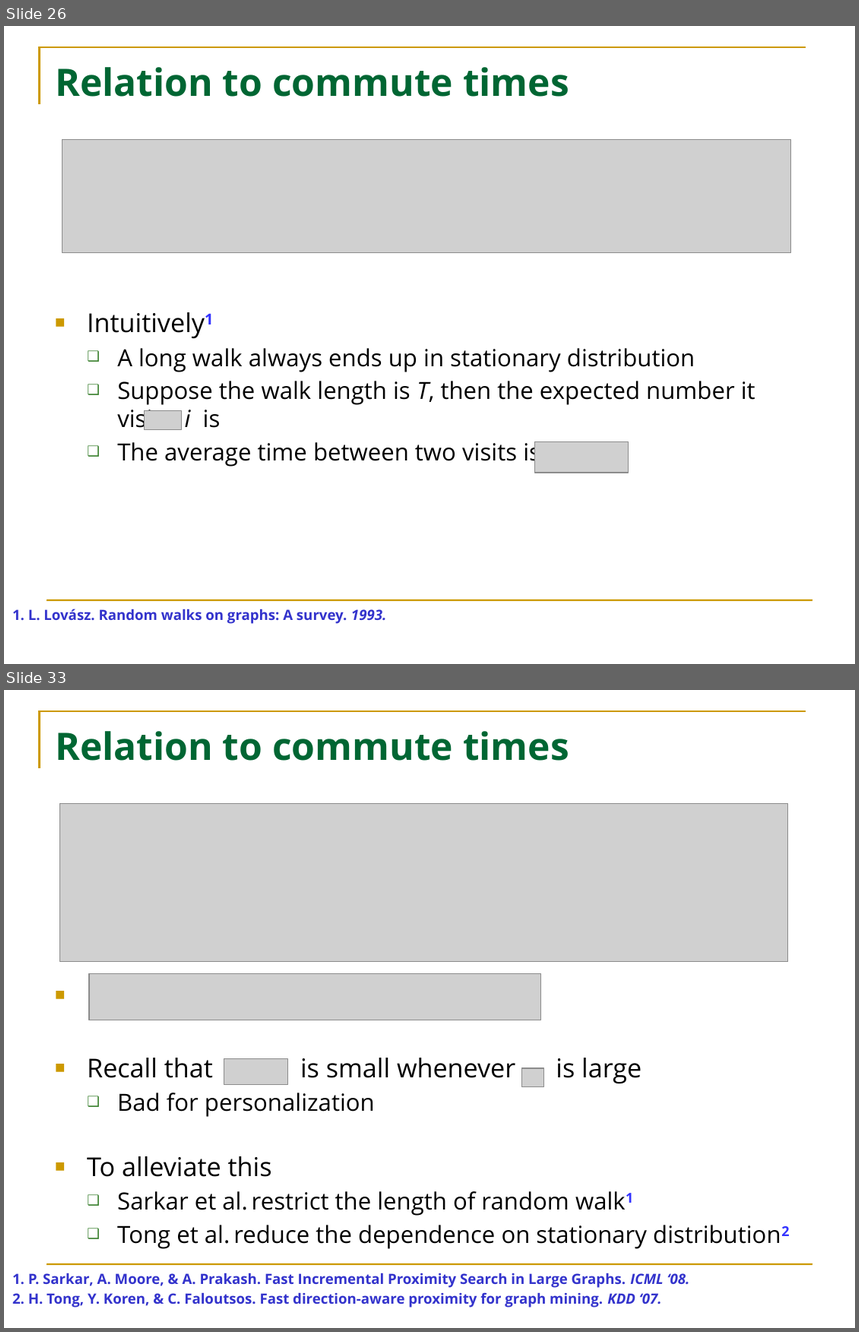
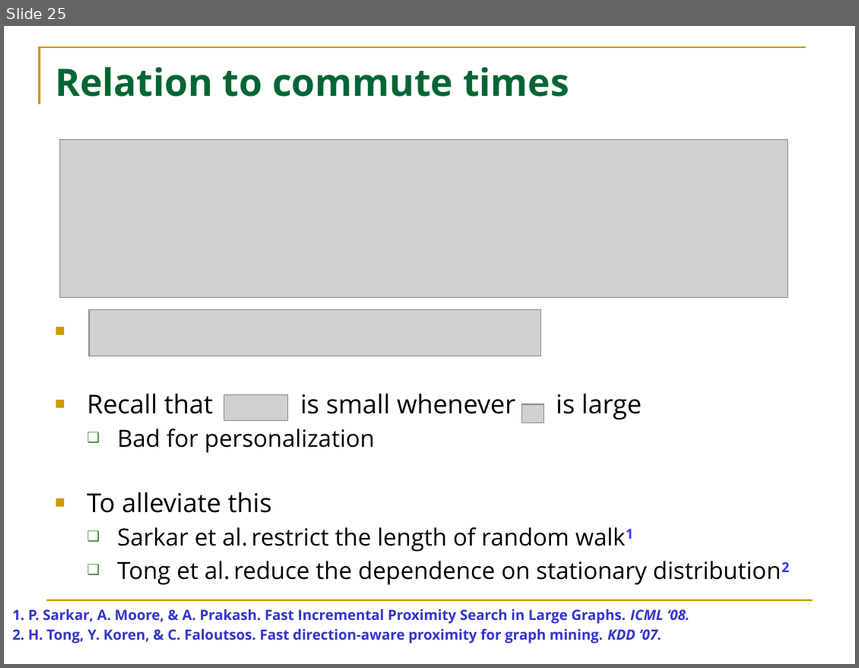
Before and after one commit to HuanSGT/rw-dir-prox, a slide deck: rw-pdf.pptx. Shown one above the other, each under a label of ours: slides 26 and 33 before the commit, slide 25 after it; the slides between them are not shown. The pictures are 859x1332 and 859x668 pixels, drawn with LibreOffice and Linux fonts; fonts in the diff are those of the drawing; grey boxes stand for pictures; background and template pictures are left out. Boxes give left, top, right and bottom in pixels: in the first picture for what was removed or moved away, otherwise in the second. Text is boxed around its words. In the diff, an @@ line names an element or a change of style, - is before the commit and + after.

```diff
--- a/rw-pdf.pptx
+++ b/rw-pdf.pptx
@@ slide 26 removed at <box>4,26,855,664</box>, background #FFFFFF; not listed: 2 template elements that a slide beside it also shows @@
@@ title removed at <box>55,67,569,97</box> @@
-Relation to commute times
@@ picture removed at <box>62,139,791,252</box> @@
@@ text removed at <box>117,348,756,467</box> @@
-■ Intuitively1
-  ❑ A long walk always ends up in stationary distribution
-  ❑ Suppose the walk length is T, then the expected number it visits i is
-  ❑ The average time between two visits is
@@ picture removed at <box>145,411,182,430</box> @@
@@ picture removed at <box>535,442,629,473</box> @@
@@ text removed at <box>12,609,386,624</box> @@
-1. L. Lovász. Random walks on graphs: A survey. 1993.
@@ what was slide 33 is now slide 25 @@
```
Also in this commit, not shown: 4 slides changed, 7 other slides removed, 4 other files.
